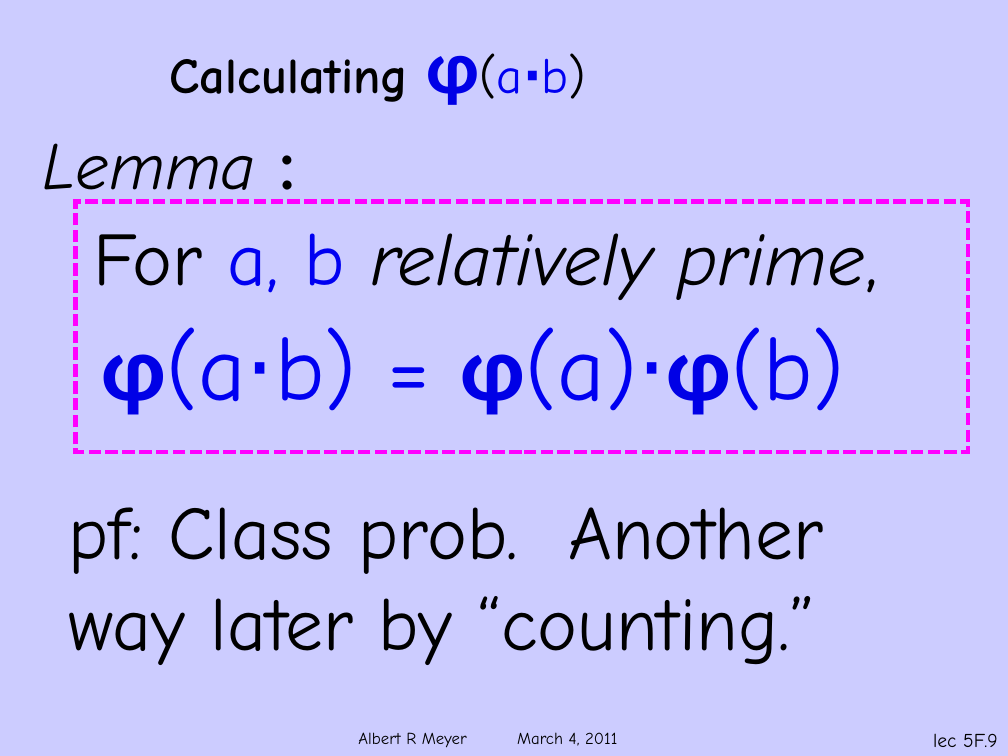
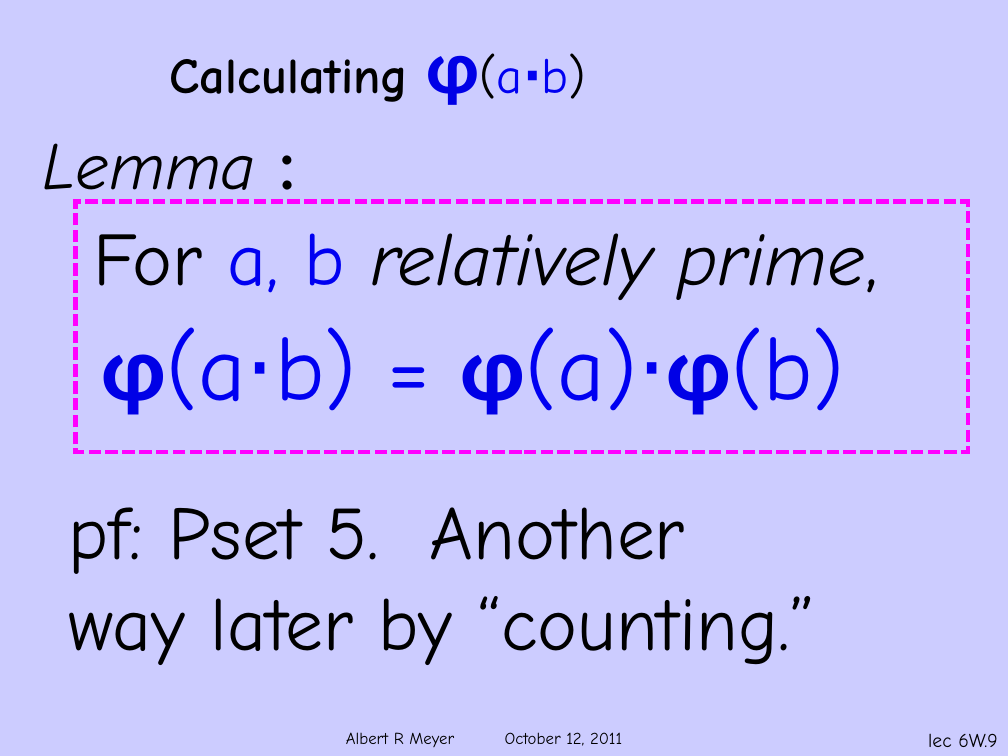
Before and after one commit to armeyer/mcs_web, a slide deck: slide 9 of fall11/slidesF11/slides6w.pptx. Drawn at 1008x756 pixels with LibreOffice and Linux fonts; fonts in the diff are those of the drawing; background and template pictures are left out. Boxes give left, top, right and bottom in pixels: in the first picture for what was removed or moved away, otherwise in the second. Text is boxed around its words. In the diff, an @@ line names an element or a change of style, - is before the commit and + after.

Commit message:
slides6w

```diff
--- a/fall11/slidesF11/slides6w.pptx
+++ b/fall11/slidesF11/slides6w.pptx
@@ text at [69,507,685,574]: text changed @@
-pf: Class prob. Another
+pf: Pset 5. Another
@@ text at [346,732,622,747]: text changed @@
-Albert R Meyer March 4, 2011
+Albert R Meyer October 12, 2011
@@ page number at [928,733,998,747]: text changed @@
-lec 5F.9
+lec 6W.9
```
Also in this commit, not shown: 33 other slides changed.
